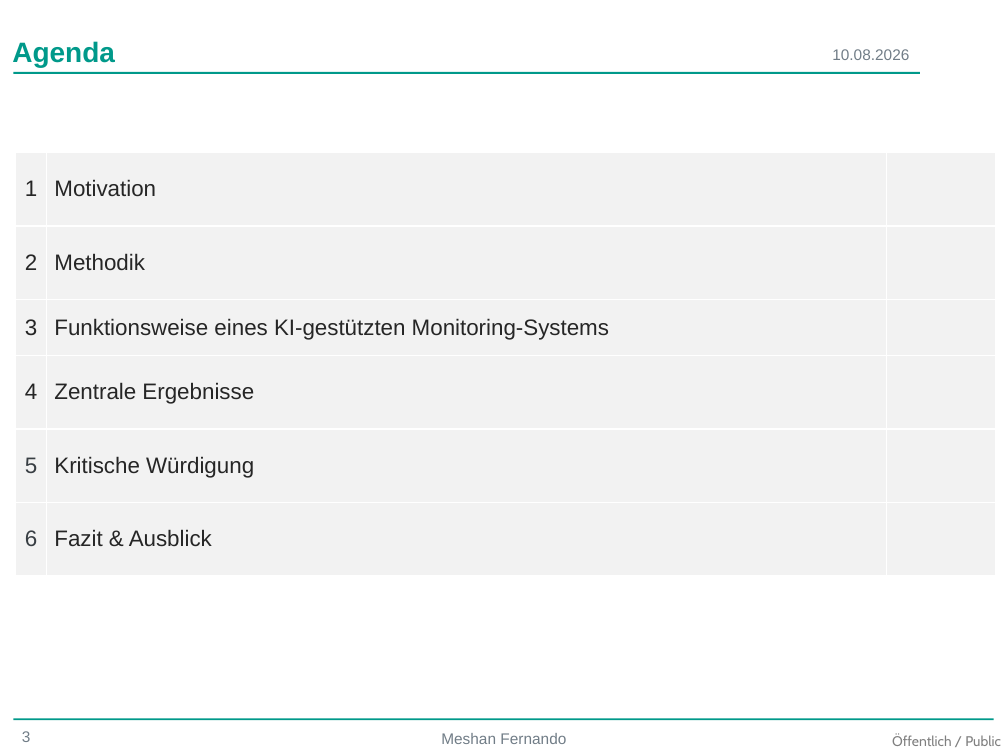
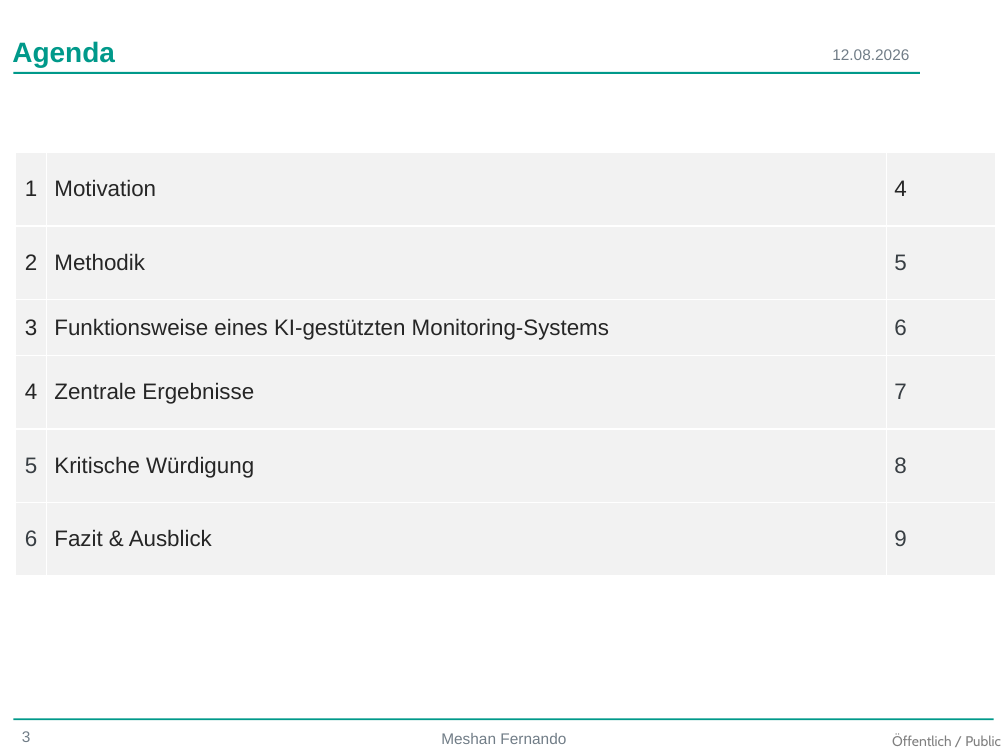
Before and after one commit to thejoker1236/BachlorsThesis, a slide deck: slide 3 of Presentation/Bachelor-Thesis.pptx. Drawn at 1008x756 pixels with LibreOffice and Linux fonts; fonts in the diff are those of the drawing; background and template pictures are left out. Boxes give left, top, right and bottom in pixels: in the first picture for what was removed or moved away, otherwise in the second. Text is boxed around its words. In the diff, an @@ line names an element or a change of style, - is before the commit and + after.

```diff
--- a/Presentation/Bachelor-Thesis.pptx
+++ b/Presentation/Bachelor-Thesis.pptx
@@ text at <box>832,49,909,60</box>: text changed @@
-10.08.2026
+12.08.2026
@@ table at <box>15,152,996,576</box> @@
-row 1, column 3: 
+row 1, column 3: 4
-row 2, column 3: 
+row 2, column 3: 5
-row 3, column 3: 
+row 3, column 3: 6
-row 4, column 3: 
+row 4, column 3: 7
-row 5, column 3: 
+row 5, column 3: 8
-row 6, column 3: 
+row 6, column 3: 9
```
Also in this commit, not shown: 7 other slides changed, 1 other file.
